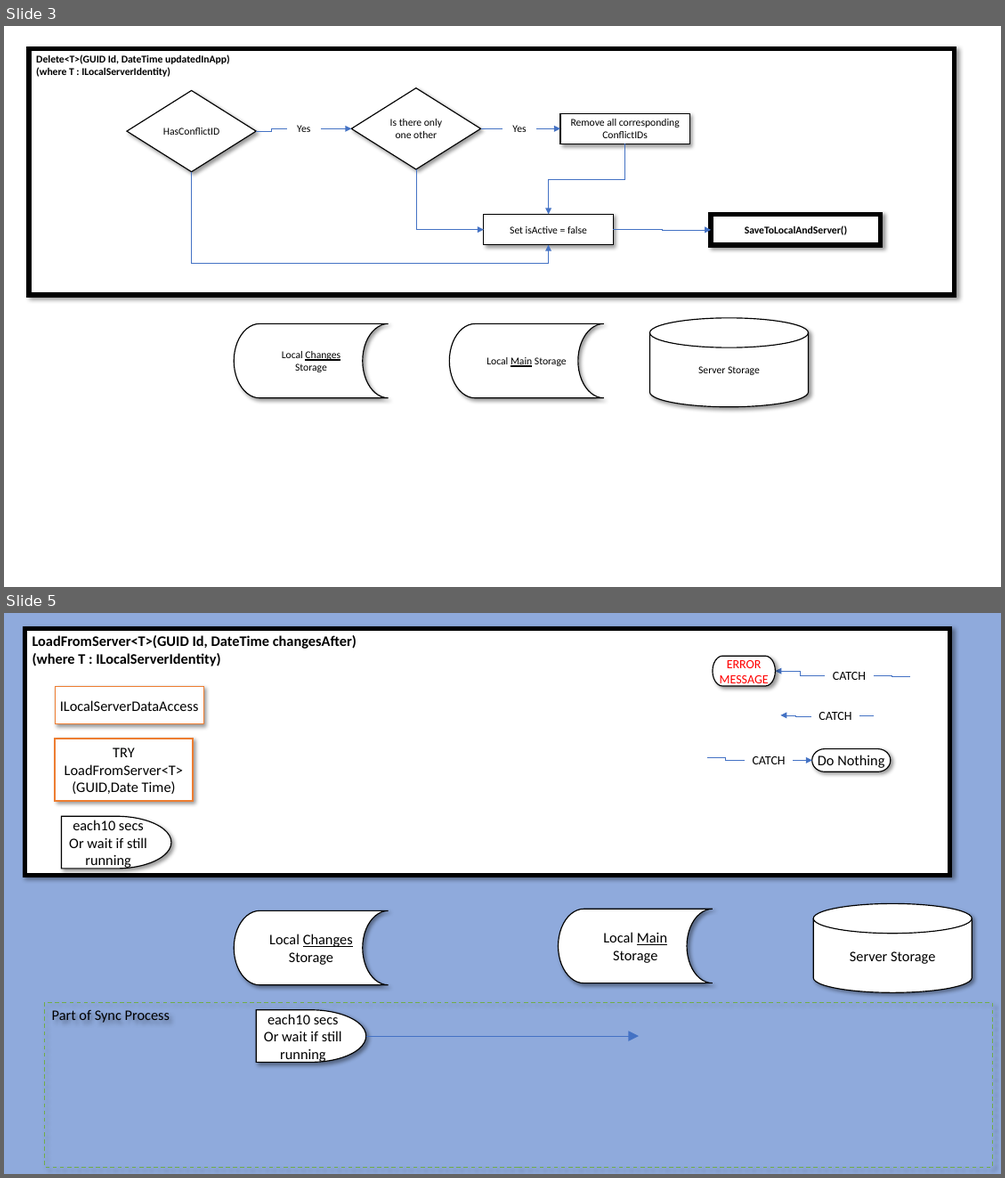
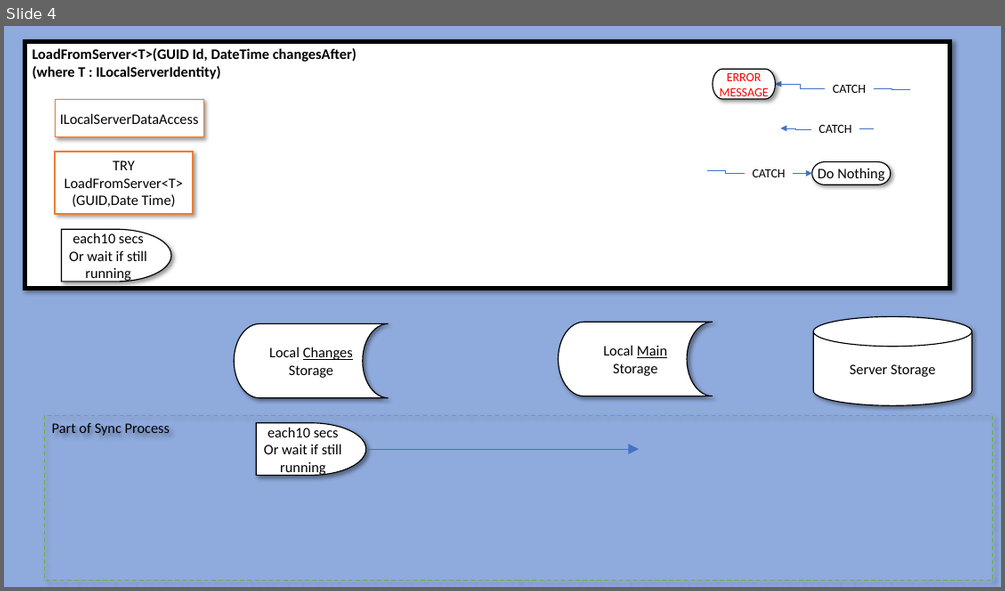
Before and after one commit to marklelapin/TheWhaddonShowClassLibrary, a slide deck: Planning Documents/Process Diagrams.pptx. Shown one above the other, each under a label of ours: slides 3 and 5 before the commit, slide 4 after it; the slides between them are not shown. The pictures are 1005x1178 and 1005x591 pixels, drawn with LibreOffice and Linux fonts; fonts in the diff are those of the drawing. Boxes give left, top, right and bottom in pixels: in the first picture for what was removed or moved away, otherwise in the second. Text is boxed around its words. In the diff, an @@ line names an element or a change of style, - is before the commit and + after.

```diff
--- a/Planning Documents/Process Diagrams.pptx
+++ b/Planning Documents/Process Diagrams.pptx
@@ slide 3 removed at (4,26,1001,587), background #FFFFFF @@
@@ rectangle removed at (29,48,954,295) @@
-Delete<T>(GUID Id, DateTime updatedInApp)
-(where T : ILocalServerIdentity)
@@ diamond removed at (127,90,256,172) @@
-HasConflictID
@@ diamond removed at (352,88,481,169) @@
-Is there only one other
@@ elbow line removed from (256, 131) to (287, 128) @@
@@ text removed at (297,125,310,132) @@
-Yes
@@ elbow arrow removed from (321, 128) to (352, 128) @@
@@ elbow line removed from (481, 128) to (502, 128) @@
@@ text removed at (512,125,526,132) @@
-Yes
@@ elbow arrow removed from (536, 128) to (560, 128) @@
@@ rectangle removed at (560,113,689,144) @@
-Remove all corresponding ConflictIDs
@@ elbow arrow removed from (624, 144) to (549, 215) @@
@@ elbow arrow removed from (192, 172) to (549, 245) @@
@@ elbow arrow removed from (416, 169) to (484, 230) @@
@@ rectangle removed at (484,215,614,245) @@
-Set isActive = false
@@ elbow arrow removed from (614, 230) to (711, 230) @@
@@ rectangle removed at (711,215,881,245) @@
-SaveToLocalAndServer()
@@ cylinder removed at (650,318,809,407) @@
-Server Storage
@@ flow chart online storage removed at (234,323,388,398) @@
-Local Changes Storage
@@ flow chart online storage removed at (450,323,604,398) @@
-Local Main Storage
@@ what was slide 5 is now slide 4 @@
```
Also in this commit, not shown: 3 slides changed, 8 other files.
